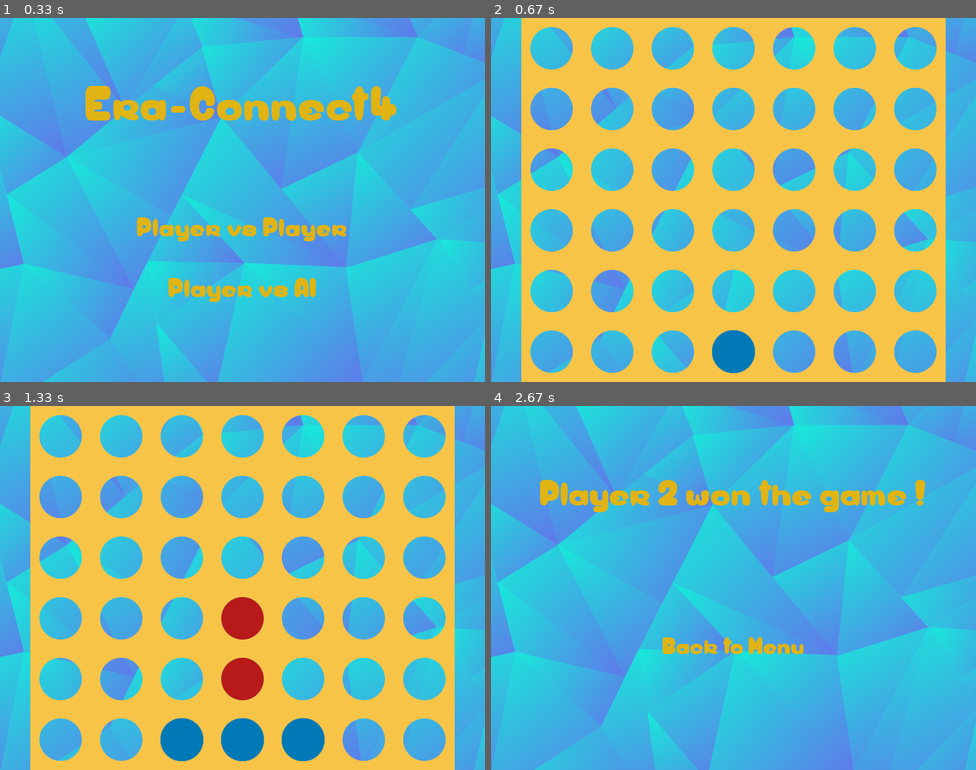
Above: before the commit, frames 1-4 (two rows, left to right).
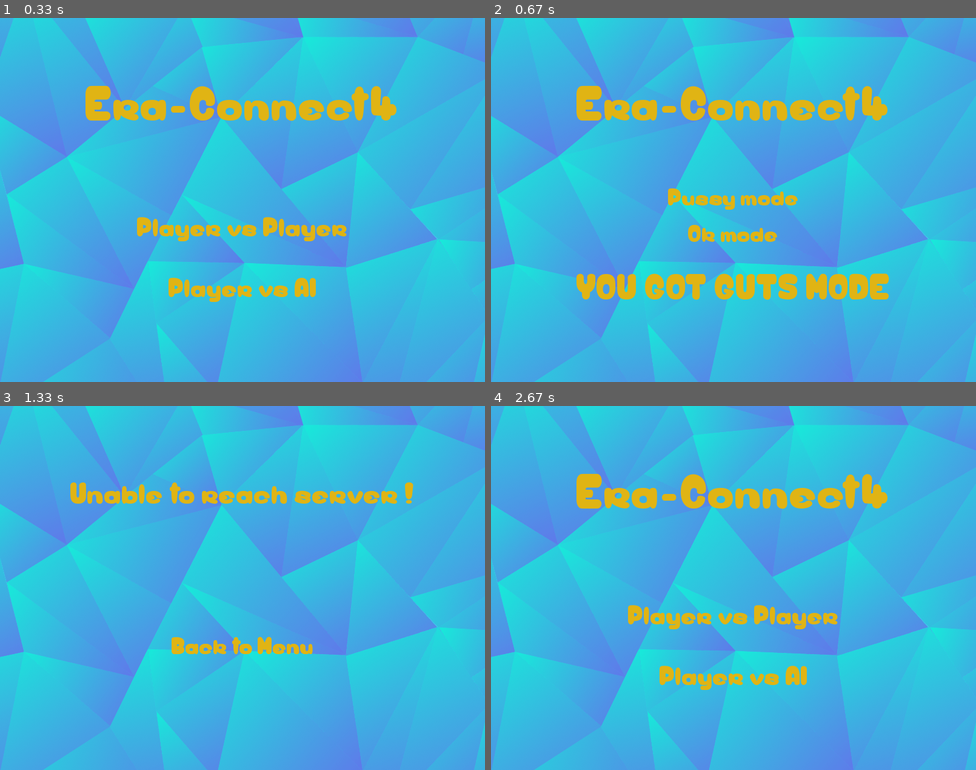
Above: after the commit, the same moments.

Repository: suchiz/Era-Connect4
Game: pygame game, started from src/main.py
The game is run twice, just before and just after one commit, with the same random seed, the same clock (stepped at 60 frames per second) and the same inputs.
Inputs (mouse positions are in pixels of both pictures, inside the frame that each line leads up to):
- Up to frame 1 (0.33 s): no input
- Up to frame 2 (0.67 s): click "Player vs AI" at 0.4 s
- Up to frame 3 (1.33 s): click (242, 624) at 0.73 s, where only the run after the commit has a clickable "Ok mode"; click (242, 617) at 1.07 s
- Up to frame 4 (2.67 s): click "Back to Menu" at 2.4 s

Frame 1 is identical in both runs. In frame 2, 59% of the frame differs, in the area x 6-94%, y 0-100%; in frame 3, 60%; in frame 4, 5.9%.

Commit message:
AI difficulty menu

Diff:
--- a/src/gameUI.py
+++ b/src/gameUI.py
@@ -26,7 +26,11 @@
         self.SQUARE_HEIGHT = int(self.BOARD_HEIGHT/self.BOARD_ROWS)
         self.pvpButton = Font(mainWindow, self.WIN_WIDTH/2, 50+self.WIN_HEIGHT/2, "Player vs Player", self.DEFAULT_COLOR, self.font, 45)
         self.pveButton = Font(mainWindow, self.WIN_WIDTH/2, 150+self.WIN_HEIGHT/2, "Player vs AI", self.DEFAULT_COLOR, self.font, 45)
-        self.backbutton = Font(self.mainWindow, self.WIN_WIDTH/2, self.WIN_HEIGHT/2 +100, "Back to Menu", self.DEFAULT_COLOR, self.font, 40)
+        self.backButton = Font(self.mainWindow, self.WIN_WIDTH/2, self.WIN_HEIGHT/2 +100, "Back to Menu", self.DEFAULT_COLOR, self.font, 40)
+        self.mediumButton = Font(self.mainWindow, self.WIN_WIDTH/2, self.WIN_HEIGHT/2, "Pussy mode", self.DEFAULT_COLOR, self.font, 40)
+        self.difficultButton = Font(self.mainWindow, self.WIN_WIDTH/2, self.WIN_HEIGHT/2 +60, "Ok mode", self.DEFAULT_COLOR, self.font, 40)
+        self.impossibleButton = Font(self.mainWindow, self.WIN_WIDTH/2, self.WIN_HEIGHT/2 +150, "YOU GOT GUTS MODE", self.DEFAULT_COLOR, self.font, 60)
+
 
     def displayGame(self):
         boardPicture = pygame.image.load("../ressources/Connect4Board.png").convert_alpha()
@@ -51,7 +55,7 @@
         self.mainWindow.blit(self.backgroundPicture, (0,0))
         winner = Font(self.mainWindow, self.WIN_WIDTH/2, self.WIN_HEIGHT/2-150, "Player " + str(player) + " won the game !", self.DEFAULT_COLOR, self.font, 60)
         winner.draw()
-        self.backbutton.draw()
+        self.backButton.draw()
 
     def displayMenu(self):
         self.mainWindow.blit(self.backgroundPicture, (0,0))
@@ -60,17 +64,31 @@
         self.pvpButton.draw()
         self.pveButton.draw()
 
+    def displayDifficulty(self):
+        self.mainWindow.blit(self.backgroundPicture, (0,0))
+        title = Font(self.mainWindow, self.WIN_WIDTH/2, self.WIN_HEIGHT/2-150, "Era-Connect4", self.DEFAULT_COLOR, self.font, 80)
+        title.draw()
+        self.mediumButton.draw()
+        self.difficultButton.draw()
+        self.impossibleButton.draw()
+
+
+
     def hoverMenu(self, mousePos):
-        if not self.board.gamelaunched and not self.network.error and not self.network.waitplayer:
+        if not self.board.gamelaunched and not self.network.error and not self.network.waitplayer and not self.board.AIgame:
             self.pvpButton.hover(mousePos, self.HOVER_COLOR)
             self.pveButton.hover(mousePos, self.HOVER_COLOR)
         elif self.board.gameover:
-            self.backbutton.hover(mousePos, self.HOVER_COLOR)
+            self.backButton.hover(mousePos, self.HOVER_COLOR)
         elif self.network.error:
-            self.backbutton.hover(mousePos, self.HOVER_COLOR)
+            self.backButton.hover(mousePos, self.HOVER_COLOR)
+        elif self.board.AIgame and not self.board.gamelaunched:
+            self.mediumButton.hover(mousePos, self.HOVER_COLOR)
+            self.difficultButton.hover(mousePos, self.HOVER_COLOR)
+            self.impossibleButton.hover(mousePos, self.HOVER_COLOR)
 
     def clickEventManagement(self, mousePos):
-        if self.board.gameover and self.backbutton.isOver(mousePos):
+        if self.board.gameover and self.backButton.isOver(mousePos):
             self.board.playAgain()
             self.displayMenu()
 
@@ -81,11 +99,19 @@
                 self.network.listen()
 
         elif not self.board.gamelaunched and self.pveButton.isOver(mousePos) and not self.network.error and not self.network.waitplayer:
+            self.board.AIgame = True
+            self.displayDifficulty()
+
+        elif not self.board.gamelaunched and self.board.AIgame and self.mediumButton.isOver(mousePos):
             self.board.startGame()
             self.displayGame()
-            self.board.AIgame = True
-
-        elif not self.board.gamelaunched and self.network.error and self.backbutton.isOver(mousePos):
+        elif not self.board.gamelaunched and self.board.AIgame and self.difficultButton.isOver(mousePos):
+            self.board.startGame()
+            self.displayGame()
+        elif not self.board.gamelaunched and self.board.AIgame and self.impossibleButton.isOver(mousePos):
+            self.board.startGame()
+            self.displayGame()
+        elif not self.board.gamelaunched and self.network.error and self.backButton.isOver(mousePos):
             self.network.error = False
             self.displayMenu()
 
@@ -105,7 +131,7 @@
         errormsg = Font(self.mainWindow, self.WIN_WIDTH/2, self.WIN_HEIGHT/2-150, msg, self.DEFAULT_COLOR, self.font, 50)
         self.mainWindow.blit(self.backgroundPicture, (0,0))
         errormsg.draw()
-        self.backbutton.draw()
+        self.backButton.draw()
 
     def displayWaitPlayer(self):
         self.mainWindow.blit(self.backgroundPicture, (0,0))
